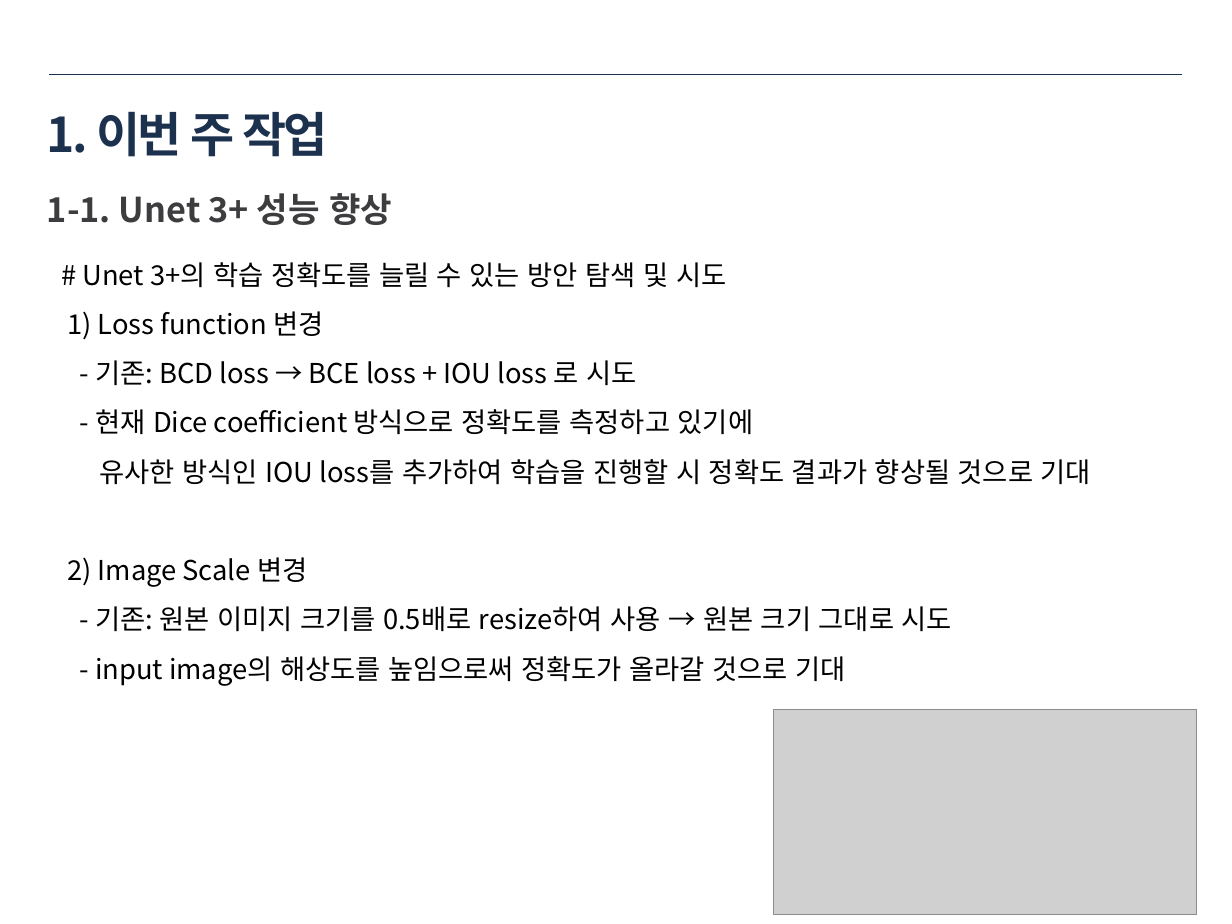
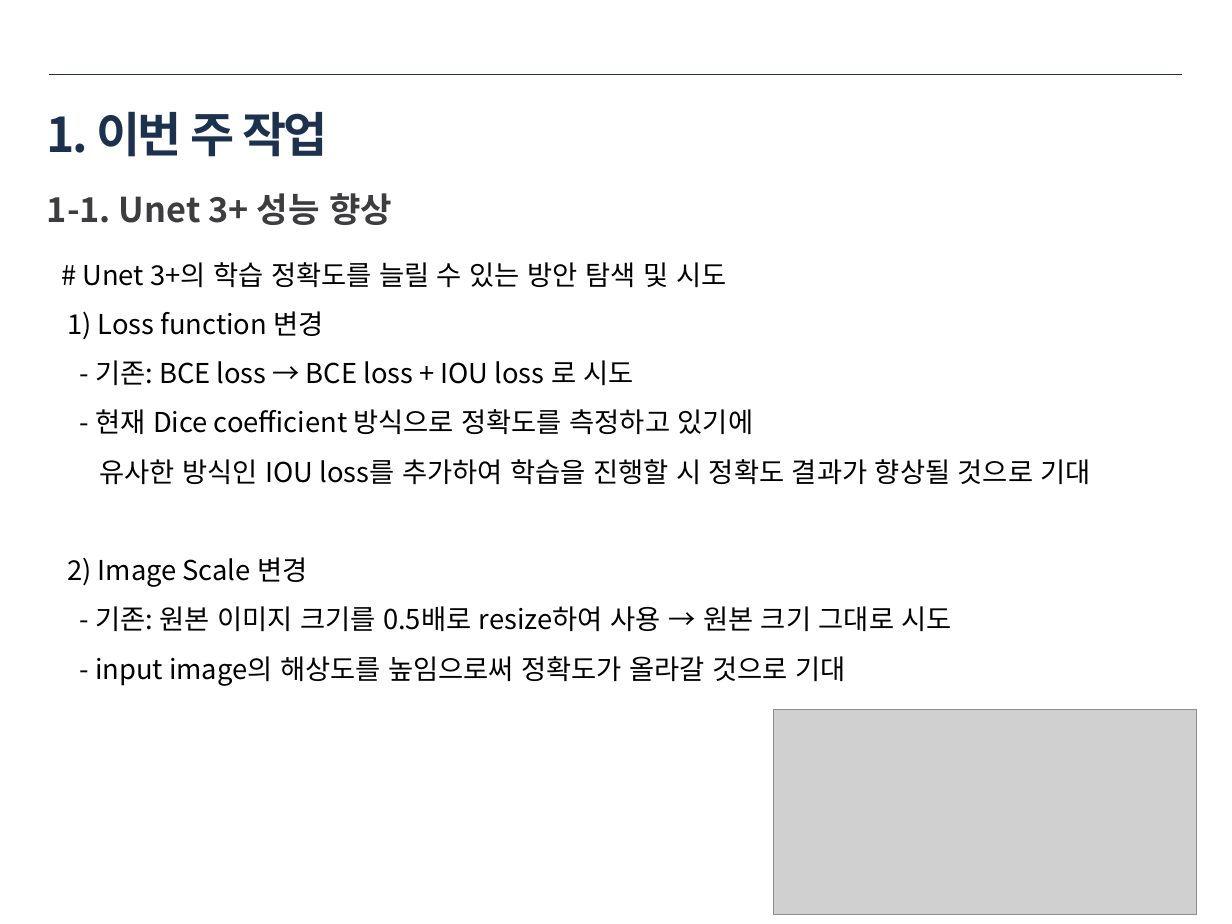
Before and after one commit to ssh6189/2021.11.06, a slide deck: slide 4 of 2021년 11월 6일 용접자동화로봇.pptx. Drawn at 1232x924 pixels with LibreOffice and Linux fonts; fonts in the diff are those of the drawing; grey boxes stand for pictures. Boxes give left, top, right and bottom in pixels: in the first picture for what was removed or moved away, otherwise in the second. Text is boxed around its words. In the diff, an @@ line names an element or a change of style, - is before the commit and + after.

Commit message:
2021년 11월 6일

```diff
--- a/2021년 11월 6일 용접자동화로봇.pptx
+++ b/2021년 11월 6일 용접자동화로봇.pptx
@@ text at [95, 360, 634, 386]: text changed @@
-- 기존: BCD loss → BCE loss + IOU loss 로 시도
+- 기존: BCE loss → BCE loss + IOU loss 로 시도
```
Also in this commit, not shown: 2 other slides changed, 1 slide added, 8 slides removed.
